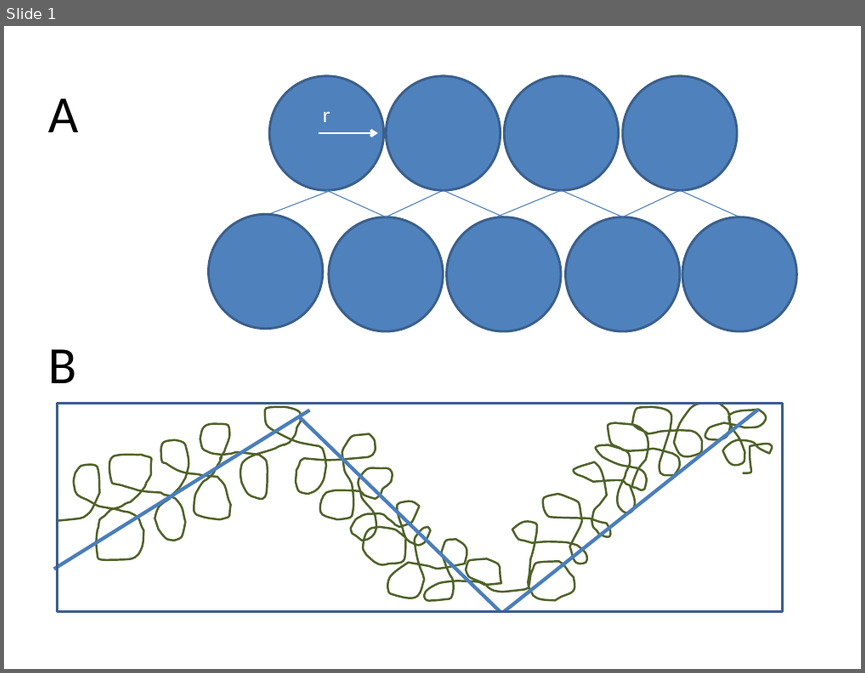
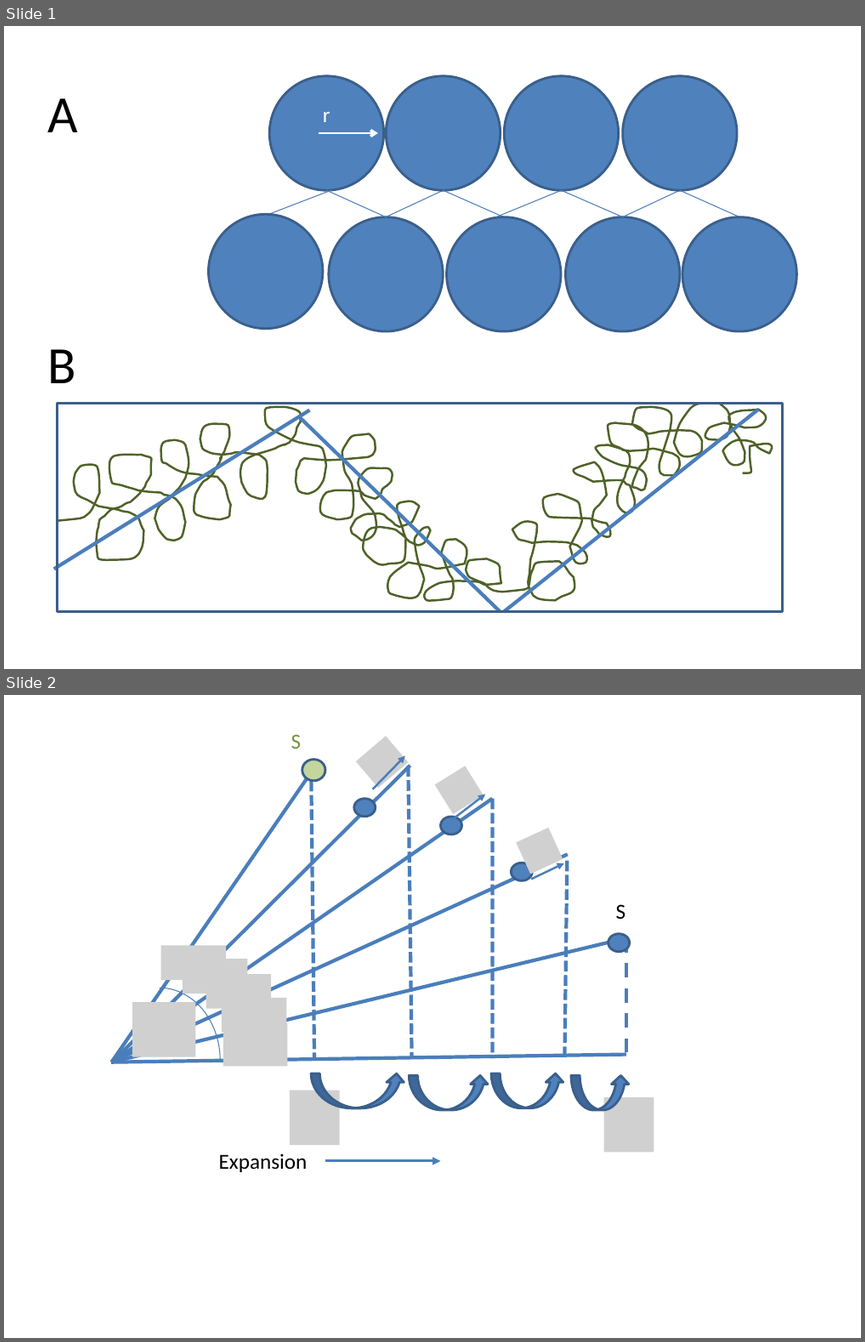
Before and after one commit to ofirENS/EpigenomeIntegrity, a slide deck: Documents/Report/Images/SlidingModel/2Darrangment.pptx. Shown one above the other, each under a label of ours: slide 1 before the commit, slides 1 and 2 after it. The pictures are 865x673 and 865x1342 pixels, drawn with LibreOffice and Linux fonts; fonts in the diff are those of the drawing; grey boxes stand for pictures. Boxes give left, top, right and bottom in pixels: in the first picture for what was removed or moved away, otherwise in the second. Text is boxed around its words. In the diff, an @@ line names an element or a change of style, - is before the commit and + after.

```diff
--- a/Documents/Report/Images/SlidingModel/2Darrangment.pptx
+++ b/Documents/Report/Images/SlidingModel/2Darrangment.pptx
@@ slide 2 added at box(4, 695, 861, 1338), background #FFFFFF @@
@@ text added at box(291, 734, 302, 749), 18 pt, text #77933C @@
+S
@@ picture added at box(356, 736, 408, 788) @@
@@ ellipse added at box(302, 760, 325, 781), fill #C3D69B, outline #3A5F8C 2 pt @@
@@ arrow added from (372, 789) to (405, 756), #4B7EBC 1.75 pt @@
@@ picture added at box(435, 766, 483, 814) @@
@@ arrow added from (452, 820) to (485, 794), #4B7EBC 1.75 pt @@
@@ ellipse added at box(354, 799, 375, 817), fill #4F81BD, outline #3A5F8C 2 pt @@
@@ ellipse added at box(440, 817, 461, 834), fill #4F81BD, outline #3A5F8C 2 pt @@
@@ picture added at box(516, 827, 563, 873) @@
@@ ellipse added at box(511, 863, 533, 881), fill #4F81BD, outline #3A5F8C 2 pt @@
@@ arrow added from (531, 879) to (564, 863), #4B7EBC 1.75 pt @@
@@ text added at box(616, 904, 626, 919), 18 pt, text #000000 @@
+S
@@ picture added at box(160, 945, 226, 980) @@
@@ ellipse added at box(608, 934, 630, 952), fill #4F81BD, outline #3A5F8C 2 pt @@
@@ group added at box(111, 766, 626, 1061): 11 lines @@
@@ picture added at box(182, 959, 247, 993) @@
@@ picture added at box(206, 974, 271, 1008) @@
@@ arc (boxed as its full ellipse) added at box(99, 988, 221, 1134), outline #4B7EBC 0.75 pt @@
@@ picture added at box(222, 998, 287, 1032) @@
@@ picture added at box(132, 1002, 195, 1056) @@
@@ picture added at box(223, 1023, 288, 1066) @@
@@ arc (boxed as its full ellipse) added at box(228, 1025, 283, 1108), outline #4B7EBC 0.75 pt @@
@@ curved up arrow added at box(311, 1074, 405, 1108), fill #4F81BD, outline #3A5F8C 2 pt @@
@@ curved up arrow added at box(409, 1076, 489, 1110), fill #4F81BD, outline #3A5F8C 2 pt @@
@@ curved up arrow added at box(492, 1074, 564, 1108), fill #4F81BD, outline #3A5F8C 2 pt @@
@@ curved up arrow added at box(571, 1076, 630, 1110), fill #4F81BD, outline #3A5F8C 2 pt @@
@@ picture added at box(290, 1090, 339, 1145) @@
@@ picture added at box(604, 1097, 653, 1151) @@
@@ text added at box(219, 1153, 307, 1172), 18 pt, text #000000 @@
+Expansion
@@ arrow added from (325, 1161) to (440, 1161), #4B7EBC 2.25 pt @@
```
Also in this commit, not shown: 16 other files.
